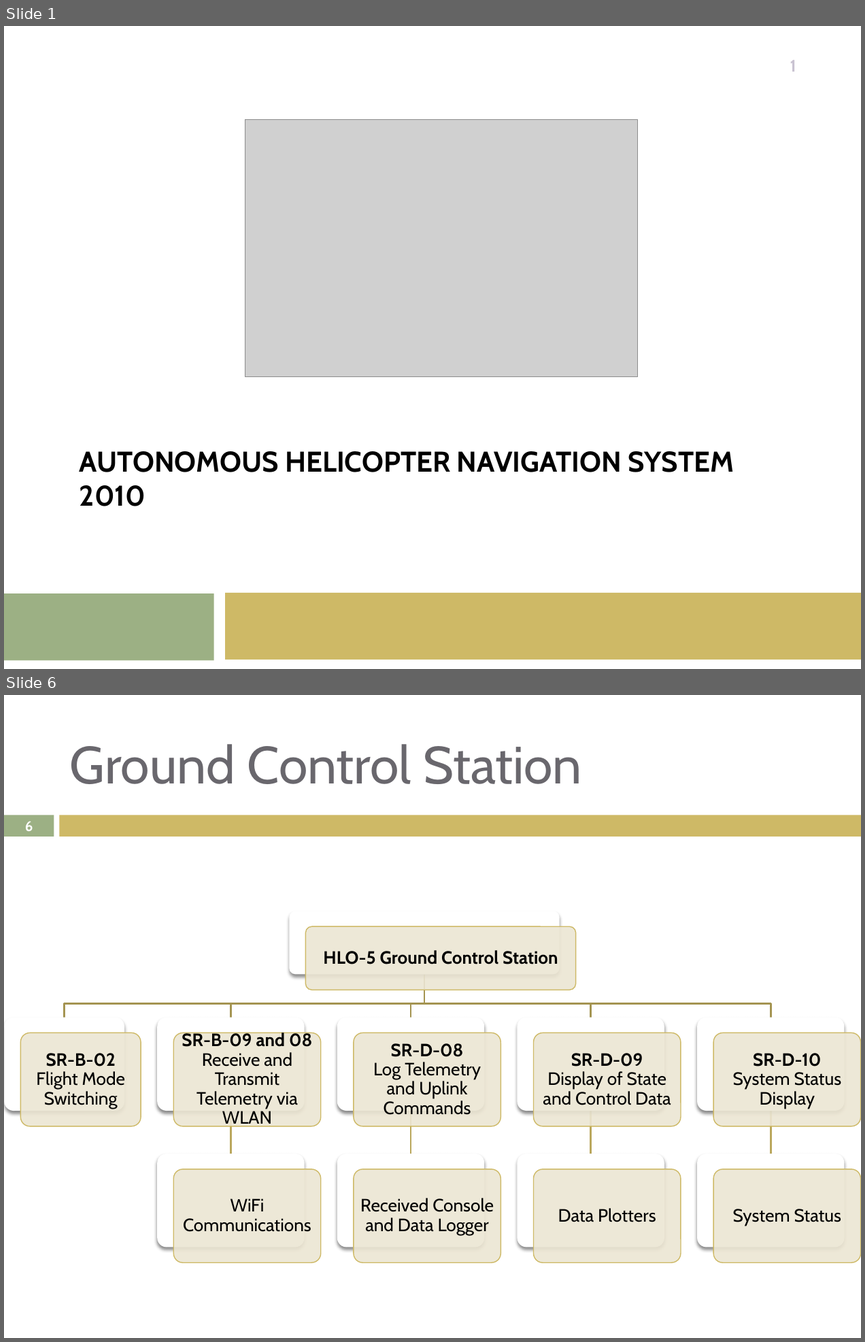
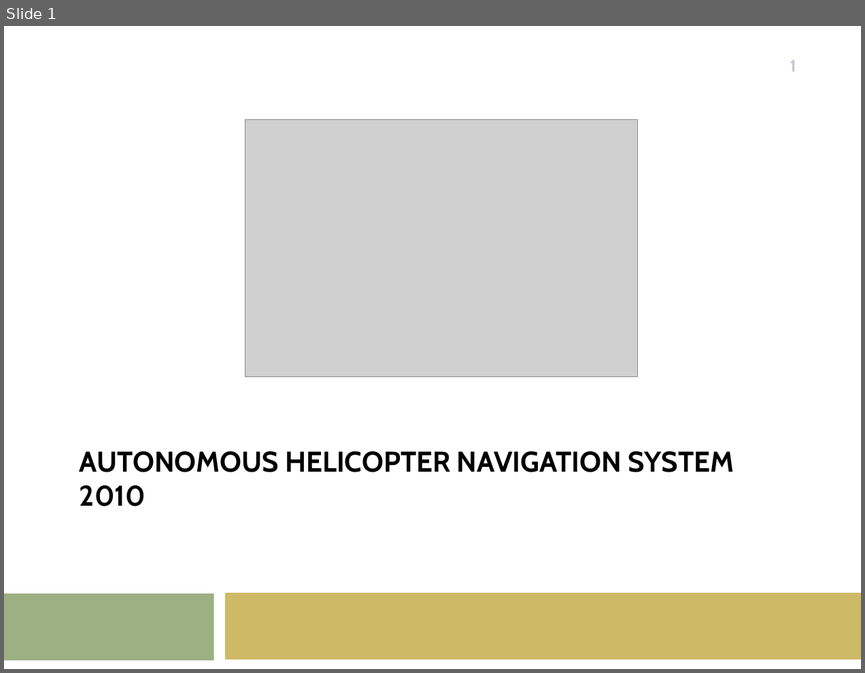
Before and after one commit to lijian8/ahns10, a slide deck: docproject/official_ahns/presentations/Hamilton_semester1.pptx. Shown one above the other, each under a label of ours: slides 1 and 6 before the commit, slide 1 after it; the slides between them are not shown. The pictures are 865x1342 and 865x673 pixels, drawn with LibreOffice and Linux fonts; fonts in the diff are those of the drawing; grey boxes stand for pictures. Boxes give left, top, right and bottom in pixels: in the first picture for what was removed or moved away, otherwise in the second. Text is boxed around its words. In the diff, an @@ line names an element or a change of style, - is before the commit and + after.

```diff
--- a/docproject/official_ahns/presentations/Hamilton_semester1.pptx
+++ b/docproject/official_ahns/presentations/Hamilton_semester1.pptx
@@ slide 6 removed at (x1=4, y1=695, x2=861, y2=1338), background #FFFFFF @@
@@ title removed at (x1=70, y1=744, x2=582, y2=784) @@
-Ground Control Station
@@ rectangle removed at (x1=4, y1=815, x2=54, y2=836) @@
@@ rectangle removed at (x1=60, y1=815, x2=861, y2=836) @@
@@ page number removed at (x1=25, y1=821, x2=33, y2=831) @@
-6
@@ group removed at (x1=4, y1=911, x2=861, y2=1262): 20 rounded rectangles, 10 texts, 9 freeform shapes @@
-HLO-5 Ground Control Station
-SR-B-02
-Flight Mode Switching
-SR-B-09 and 08
-Receive and Transmit Telemetry via WLAN
-WiFi Communications
-SR-D-08
-Log Telemetry and Uplink Commands
-Received Console and Data Logger
-SR-D-09
-Display of State and Control Data
-Data Plotters
-SR-D-10
-System Status Display
-System Status
```
Also in this commit, not shown: 2 slides changed, 13 slides added, 4 other slides removed.
